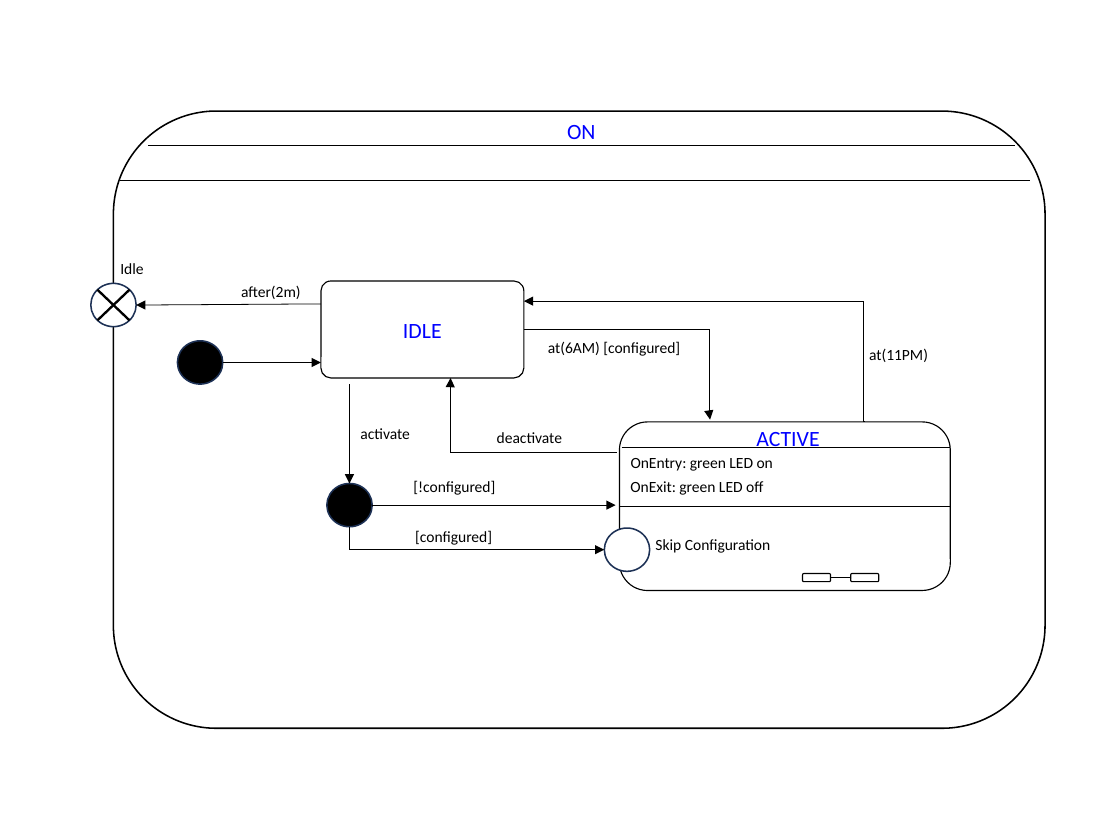
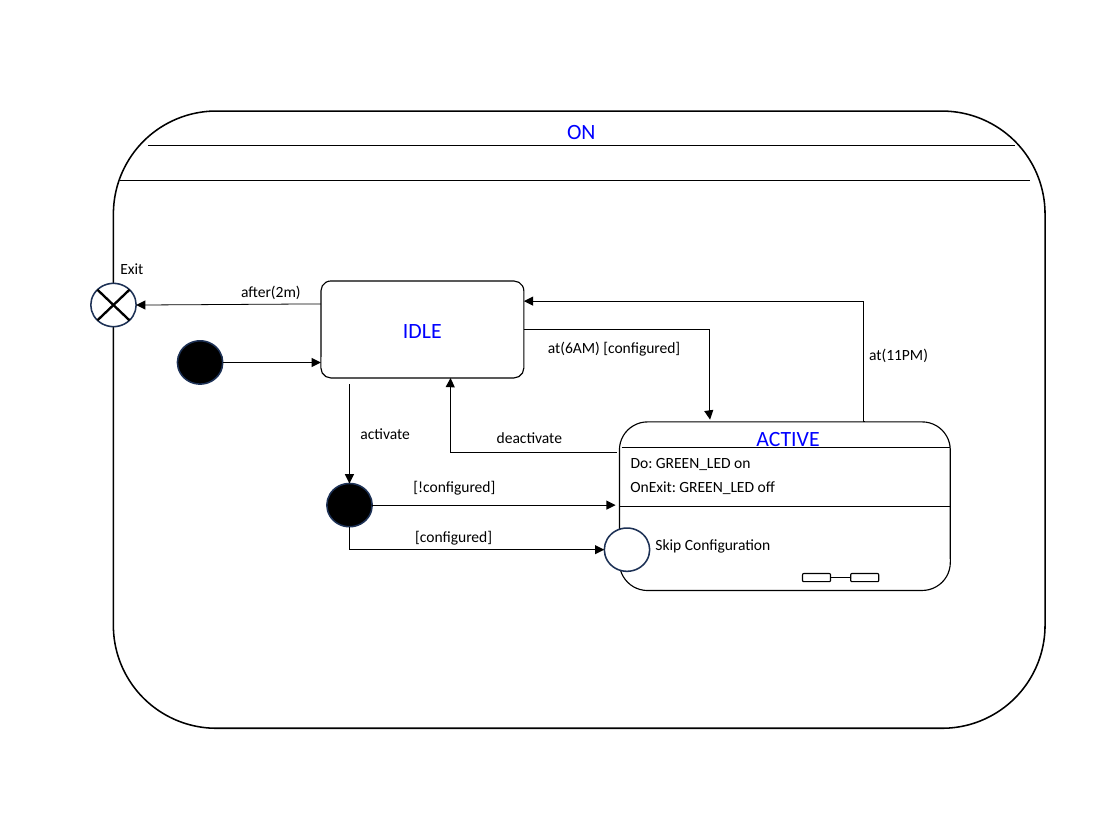
Before and after one commit to NathanGrenier/SOEN-331, a slide deck: slide 2 of Assignment3/Patel-Grenier.pptx. Drawn at 1120x840 pixels with LibreOffice and Linux fonts; fonts in the diff are those of the drawing. Boxes give left, top, right and bottom in pixels: in the first picture for what was removed or moved away, otherwise in the second. Text is boxed around its words. In the diff, an @@ line names an element or a change of style, - is before the commit and + after.

```diff
--- a/Assignment3/Patel-Grenier.pptx
+++ b/Assignment3/Patel-Grenier.pptx
@@ text at (120,263,143,274): text changed @@
-Idle
+Exit
@@ text at (631,458,750,470): text changed @@
-OnEntry: green LED on
+Do: GREEN_LED on
@@ text at (630,481,775,494): text changed @@
-OnExit: green LED off
+OnExit: GREEN_LED off
```
Also in this commit, not shown: 4 other slides changed, 1 other file.
